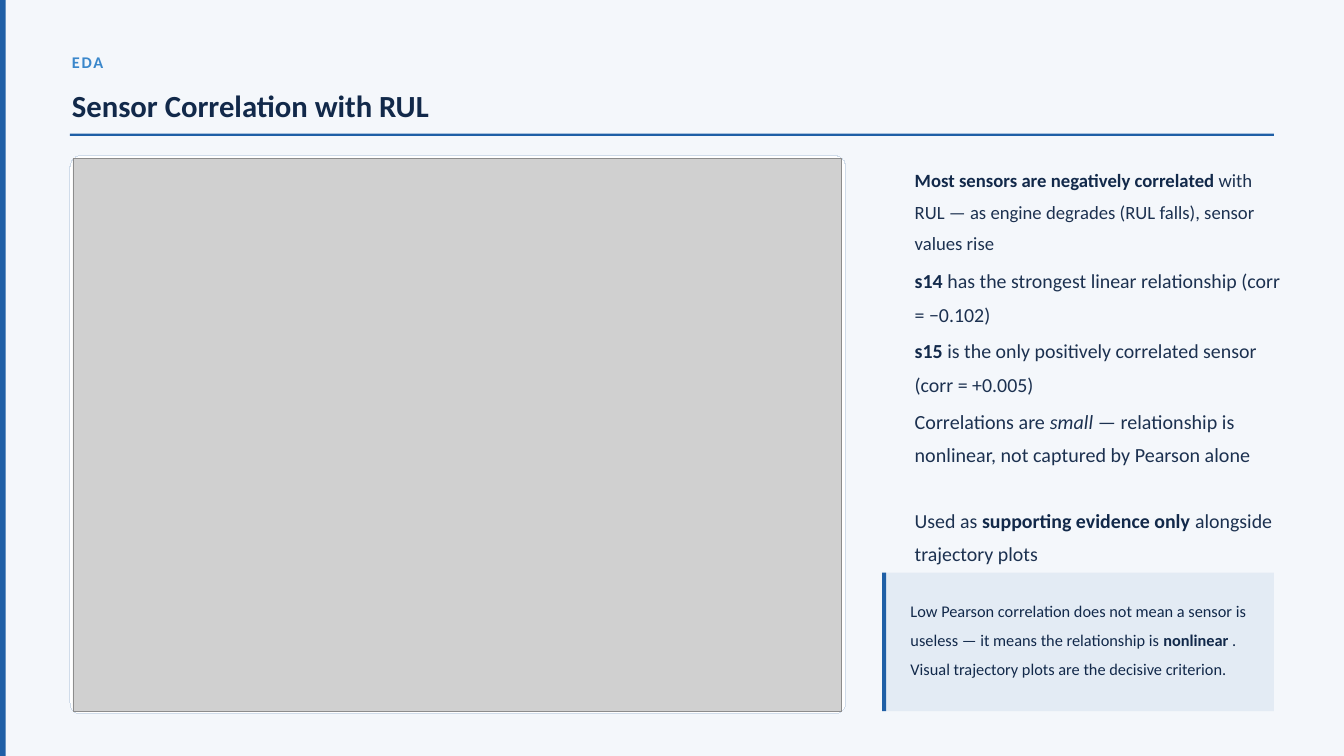
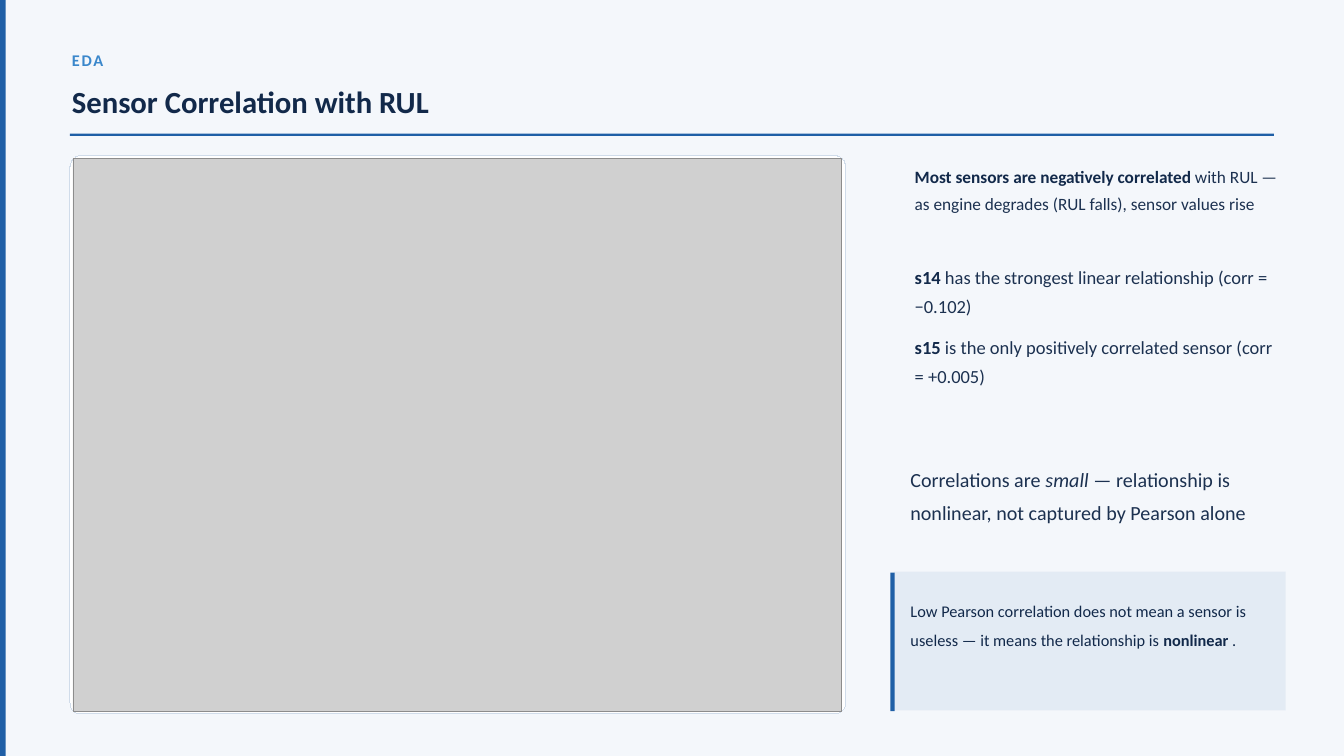
Before and after one commit to DhruvParmar051/Aircraft-Engine-Failure-Forecasting, a slide deck: slide 13 of AFM_ppt.pptx (slide 19 before the commit). Drawn at 1344x756 pixels with LibreOffice and Linux fonts; fonts in the diff are those of the drawing; grey boxes stand for pictures. Boxes give left, top, right and bottom in pixels: in the first picture for what was removed or moved away, otherwise in the second. Text is boxed around its words. In the diff, an @@ line names an element or a change of style, - is before the commit and + after.

```diff
--- a/AFM_ppt.pptx
+++ b/AFM_ppt.pptx
@@ text "EDA" at (x1=70, y1=50, x2=1310, y2=73): line spacing 1 to 0.9 @@
@@ text "Sensor Correlation with RUL" at (x1=72, y1=91, x2=429, y2=114): line spacing 1.1 to 1 @@
@@ text "Most sensors are negatively correlated ..." at (x1=915, y1=171, x2=1258, y2=213): size 20 to 18.5 pt; line spacing 1.4 to 1.3 @@
@@ text "s14 has the strongest linear ..." at (x1=915, y1=270, x2=1254, y2=316): size 21.3 to 19.7 pt; line spacing 1.4 to 1.3 @@
@@ text "s15 is the only positively ..." at (x1=915, y1=340, x2=1272, y2=386): size 21.3 to 19.7 pt; line spacing 1.4 to 1.3 @@
@@ text "Correlations are small — relationship ..." moved from (x1=915, y1=415, x2=1250, y2=466) to (x1=910, y1=473, x2=1245, y2=524) @@
@@ text removed at (x1=915, y1=514, x2=1272, y2=565) @@
-Used as supporting evidence only alongside trajectory plots
@@ rectangle moved from (x1=882, y1=573, x2=886, y2=711) to (x1=890, y1=573, x2=894, y2=711) @@
@@ rectangle moved from (x1=882, y1=573, x2=1273, y2=711) to (x1=894, y1=572, x2=1286, y2=710) @@
@@ text at (x1=910, y1=605, x2=1246, y2=649): text changed @@
-Low Pearson correlation does not mean a sensor is useless — it means the relationship is nonlinear . Visual trajectory plots are the decisive criterion.
+Low Pearson correlation does not mean a sensor is useless — it means the relationship is nonlinear .
```
Also in this commit, not shown: 47 other slides changed, 1 slide added, 7 slides removed.
